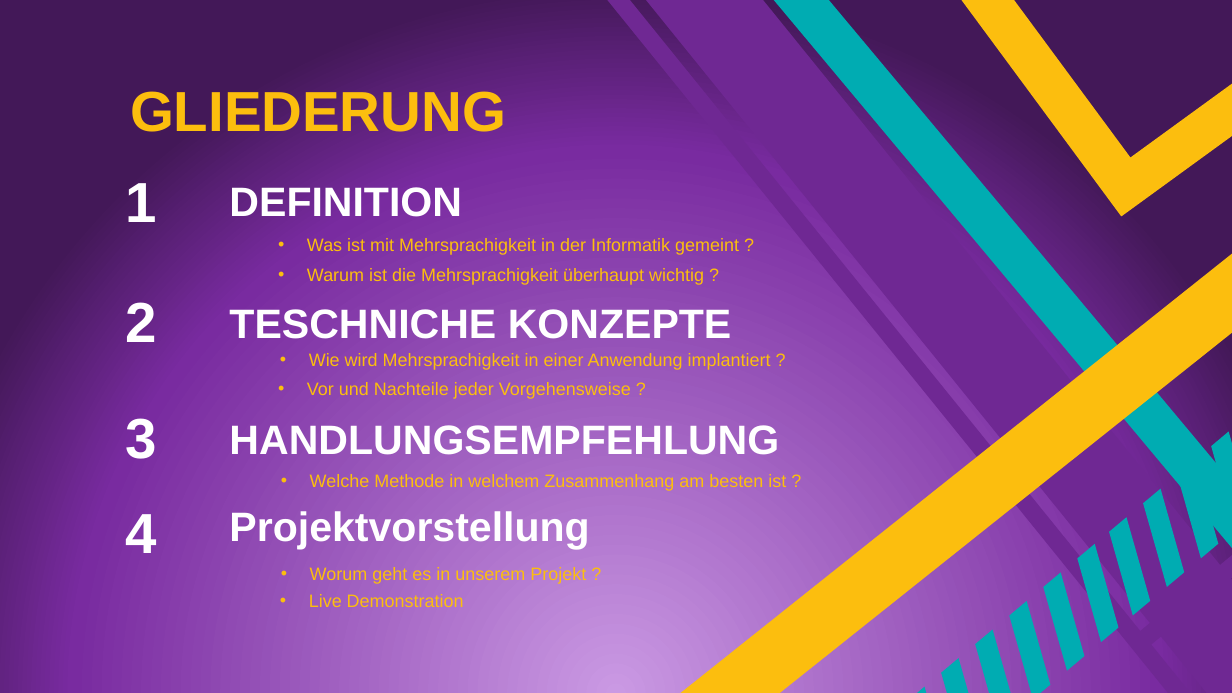
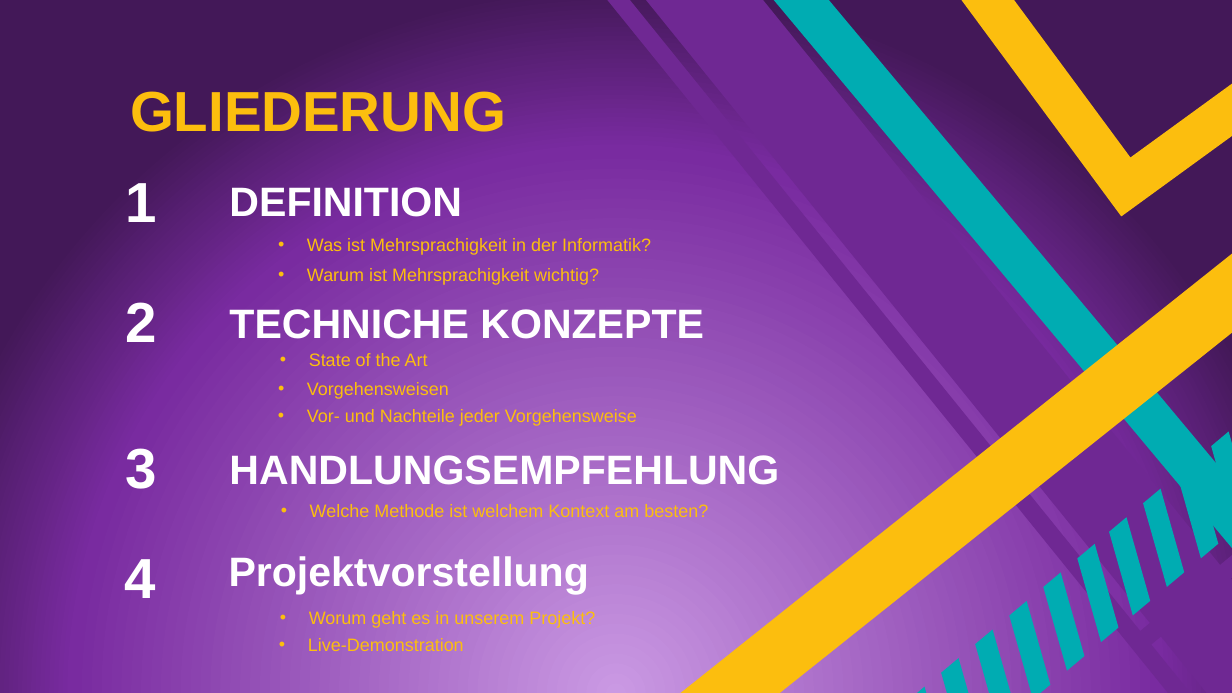
Before and after one commit to Eyssamsh/gui, a slide deck: slide 2 of guiProjekt/downloads/Final Präsentation Mehrsprachigkeit.pptx. Drawn at 1232x693 pixels with LibreOffice and Linux fonts; fonts in the diff are those of the drawing. Boxes give left, top, right and bottom in pixels: in the first picture for what was removed or moved away, otherwise in the second. Text is boxed around its words. In the diff, an @@ line names an element or a change of style, - is before the commit and + after.

```diff
--- a/guiProjekt/downloads/Final Präsentation Mehrsprachigkeit.pptx
+++ b/guiProjekt/downloads/Final Präsentation Mehrsprachigkeit.pptx
@@ text at <box>307,238,651,255</box>: text changed @@
-• Was ist mit Mehrsprachigkeit in der Informatik gemeint ?
+• Was ist Mehrsprachigkeit in der Informatik?
@@ text at <box>307,268,599,285</box>: text changed @@
-• Warum ist die Mehrsprachigkeit überhaupt wichtig ?
+• Warum ist Mehrsprachigkeit wichtig?
@@ text at <box>229,309,704,339</box>: text changed @@
-TESCHNICHE KONZEPTE
+TECHNICHE KONZEPTE
@@ text at <box>309,353,428,366</box>: text changed @@
-• Wie wird Mehrsprachigkeit in einer Anwendung implantiert ?
+• State of the Art
@@ text added at <box>307,382,449,399</box>, 14 pt, text #FCBE0E @@
+• Vorgehensweisen
@@ text at <box>307,409,637,426</box>: text changed @@
-• Vor und Nachteile jeder Vorgehensweise ?
+• Vor- und Nachteile jeder Vorgehensweise
@@ text "3": place and size @@
-text "3" at <box>125,418,156,459</box>
+text "3" at <box>125,448,156,489</box>
@@ text "HANDLUNGSEMPFEHLUNG" rewrapped from <box>229,421,779,455</box> to <box>229,451,779,492</box> @@
@@ text at <box>310,504,708,517</box>: text changed @@
-• Welche Methode in welchem Zusammenhang am besten ist ?
+• Welche Methode ist welchem Kontext am besten?
@@ text "4": place and size @@
-text "4" at <box>125,514,156,553</box>
+text "4" at <box>124,559,155,598</box>
@@ text "Projektvorstellung": place and size @@
-text "Projektvorstellung" at <box>229,509,589,550</box>
+text "Projektvorstellung" at <box>229,553,589,594</box>
@@ text at <box>309,611,595,628</box>: spaces changed @@
-• Worum geht es in unserem Projekt ?
+• Worum geht es in unserem Projekt?
@@ text at <box>308,638,464,651</box>: text changed @@
-• Live Demonstration
+• Live-Demonstration
```
Also in this commit, not shown: 2 other slides changed, 11 slides added, 3 slides removed.
